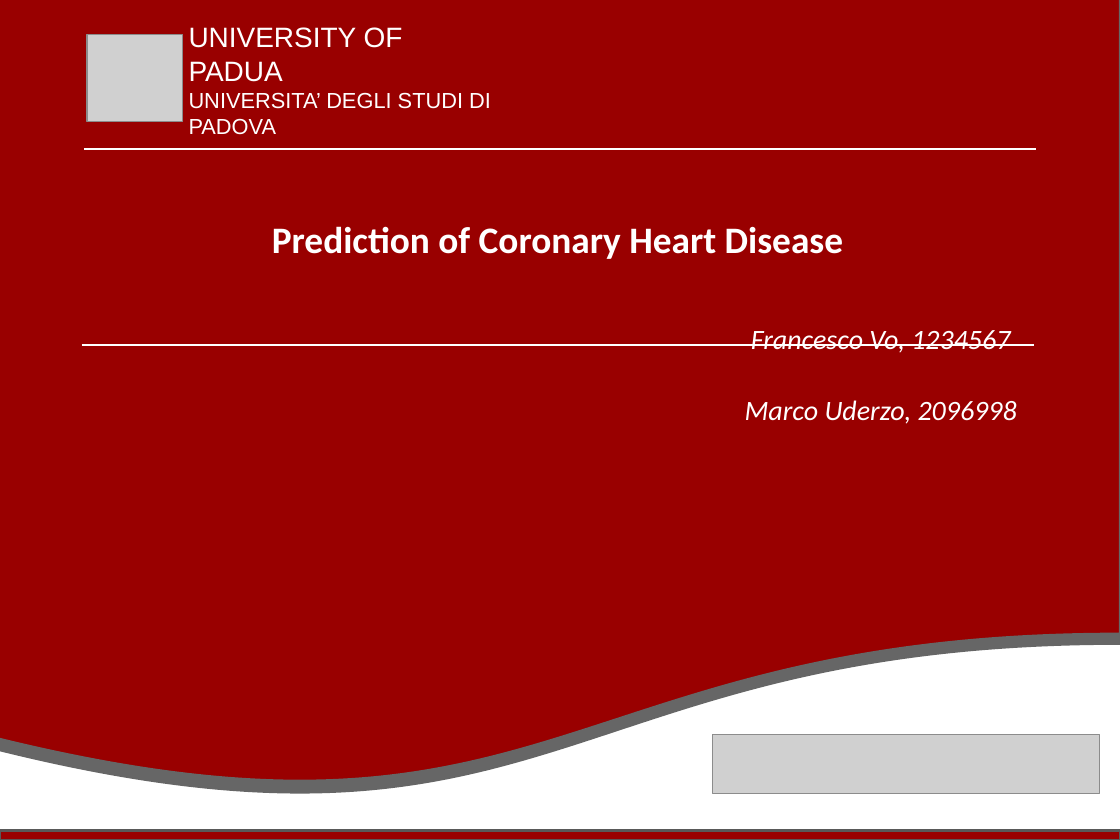
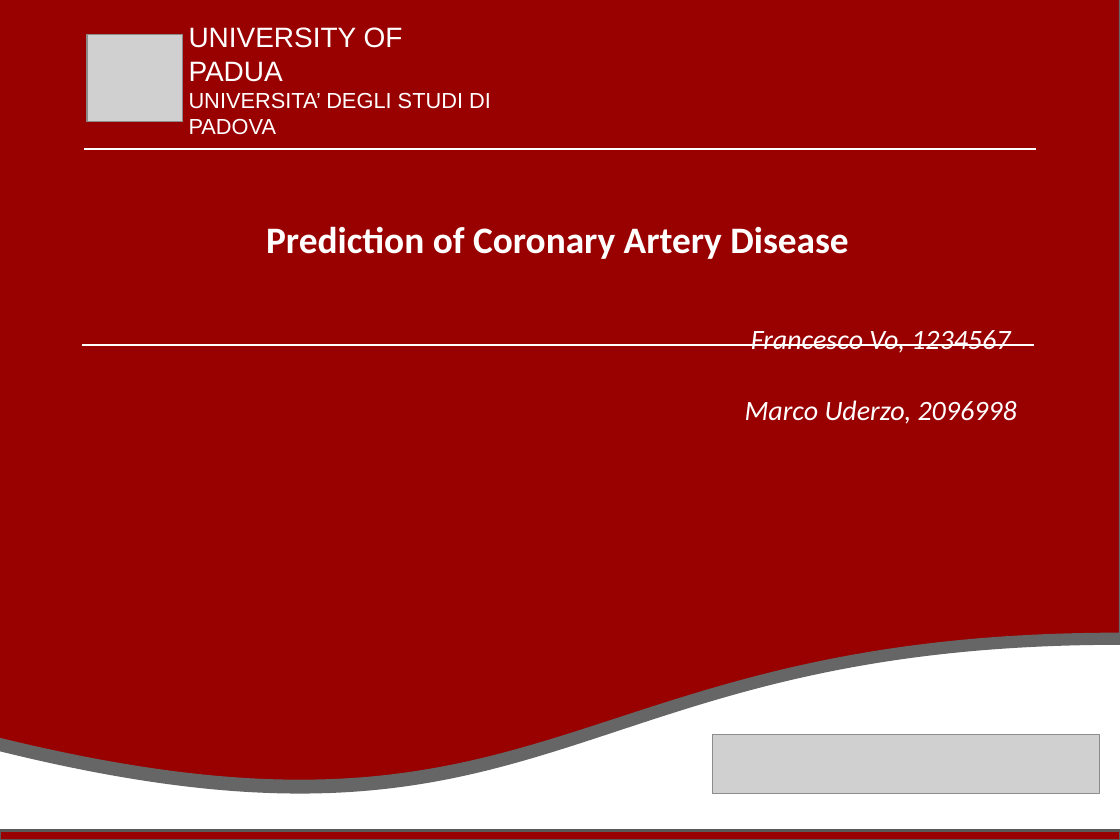
Before and after one commit to marcouderzo/CoronaryHeartDisease-Prediction, a slide deck: slide 1 of slides.pptx. Drawn at 1120x840 pixels with LibreOffice and Linux fonts; fonts in the diff are those of the drawing; grey boxes stand for pictures. Boxes give left, top, right and bottom in pixels: in the first picture for what was removed or moved away, otherwise in the second. Text is boxed around its words. In the diff, an @@ line names an element or a change of style, - is before the commit and + after.

```diff
--- a/slides.pptx
+++ b/slides.pptx
@@ text at (266,226,848,259): text changed @@
-Prediction of Coronary Heart Disease
+Prediction of Coronary Artery Disease
```
Also in this commit, not shown: 3 other slides changed, 2 other files.
